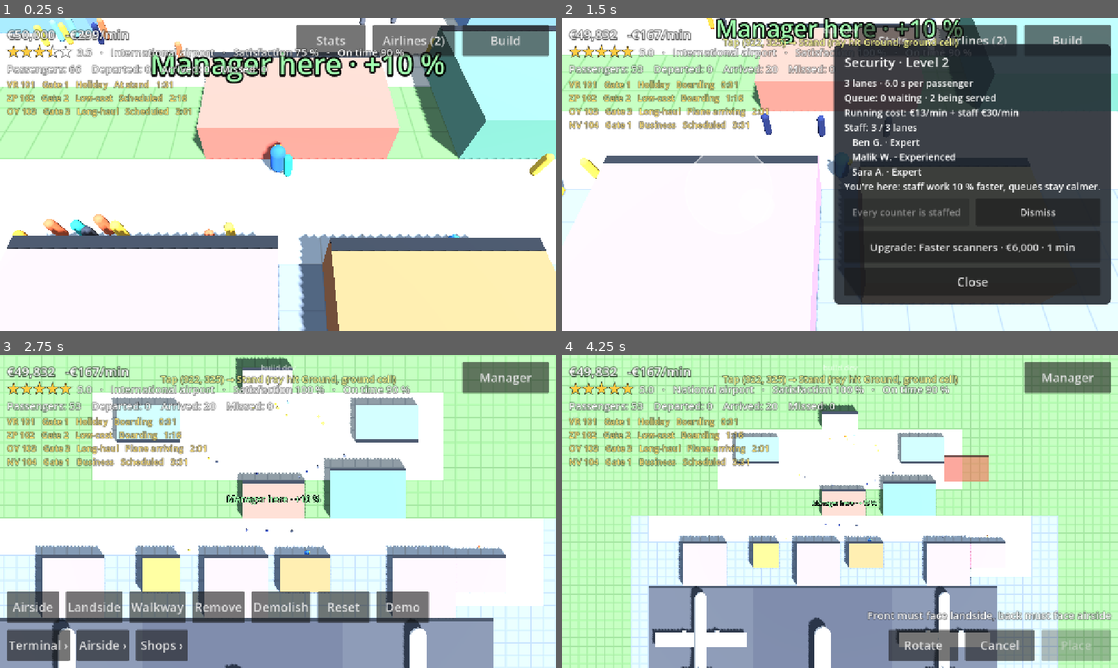
Above: before the commit, frames 1-4 (two rows, left to right).
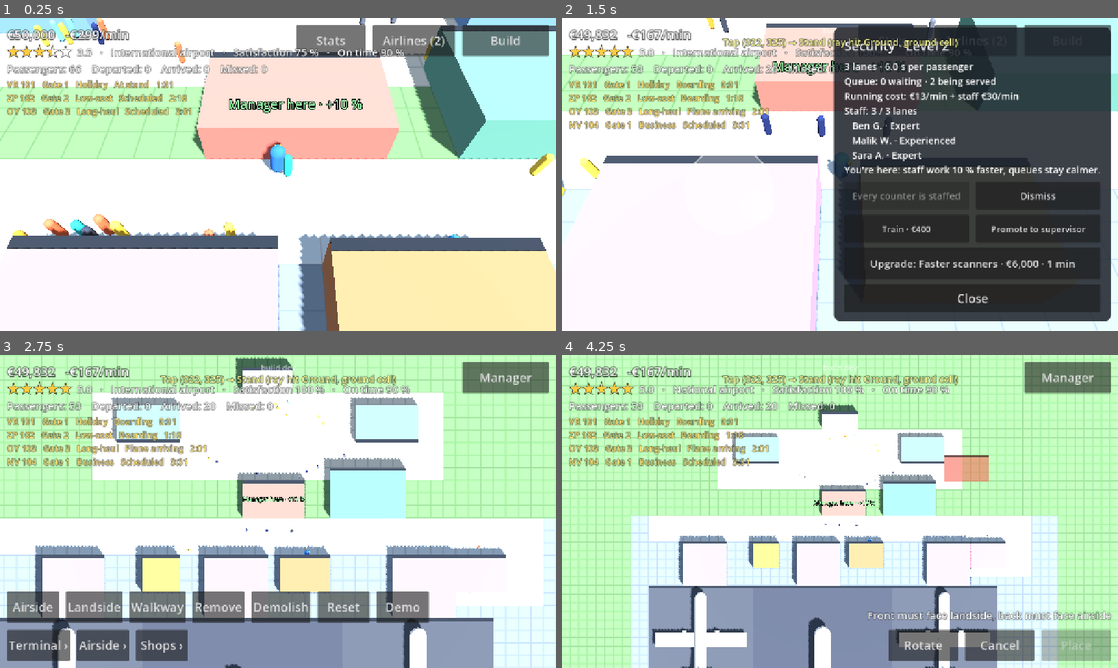
Above: after the commit, the same moments.

Repository: jakobmaier16-pixel/airport-idle
Game: Godot game, scene res://tests/screenshots.tscn
The game is run twice, just before and just after one commit, with the same random seed, the same clock (stepped at 60 frames per second) and the same inputs. This scene is started directly instead of the project's main scene.
Inputs (mouse positions are in pixels of both pictures, inside the frame that each line leads up to):
- Up to frame 1 (0.25 s): no input
- Up to frame 2 (1.5 s): move the mouse to (962, 158) at 0.52 s; hold D (move_right) 0.53-1.25 s; click (962, 158) at 0.67 s; drag from (728, 190) to (812, 237) at 1.27 s
- Up to frame 3 (2.75 s): move the mouse to (333, 442) at 2.02 s; hold D (move_right) from 2.03 s (still down)
- Up to frame 4 (4.25 s): release D (move_right) at 2.75 s; drag from (812, 574) to (673, 464) at 2.77 s; move the mouse to (1006, 558) at 3.52 s; hold A (move_left) from 3.53 s (still down)

The runs differ from the first frame. In frame 1, 3.2% of the frame differs, in the area x 27-81%, y 10-31%; in frame 2, 14%, in the area x 27-99%, y 0-97%; in frame 3, 0.3%; in frame 4, 0.1%.

Commit message:
Staff training and promotion to supervisor; building hints keep a fixed screen size
Co-Authored-By: Claude Opus 5.5 <noreply@anthropic.com>

Diff:
--- a/scenes/buildings/building_layer.gd
+++ b/scenes/buildings/building_layer.gd
@@ -11,6 +11,8 @@
 const MANAGER_COLOR: Color = Color(0.5, 1.0, 0.55)
 ## Metadata key on collision bodies: the Building they belong to (used to find tapped buildings).
 const BUILDING_META: StringName = &"building"
+## Hint size on screen (Label3D.pixel_size with fixed_size: share of the screen height per font pixel).
+const HINT_PIXEL_SIZE: float = 0.0008
 ## How far above the roof the "not connected" hint floats, in meters.
 const HINT_HEIGHT: float = 1.5
 
@@ -48,8 +50,11 @@
 	hint.billboard = BaseMaterial3D.BILLBOARD_ENABLED
 	# Always readable, even behind other buildings.
 	hint.no_depth_test = true
+	# The same size on screen however close the camera is: in the manager view the camera can be
+	# right next to a building, and a world-sized label would cover the screen.
+	hint.fixed_size = true
 	hint.font_size = 48
-	hint.pixel_size = 0.03
+	hint.pixel_size = HINT_PIXEL_SIZE
 	hint.outline_size = 12
 	hint.modulate = HINT_COLOR
 	hint.position.y = building.type.height + HINT_HEIGHT
@@ -87,9 +92,13 @@
 			hint.text = "Upgrading… %d:%02d" % [seconds / 60, seconds % 60]
 			hint.modulate = UPGRADE_COLOR
 		elif Airport.needs_staff(building) and Airport.is_manager_near(building):
-			# The manager's presence helps (design doc §15.1).
+			# The manager's presence helps (design doc §15.1). Shown on the facade, not above the
+			# roof: the manager stands right in front, so a roof label would sit under the HUD.
 			hint.text = "Manager here · +10 %"
 			hint.modulate = MANAGER_COLOR
+			hint.position.y = building.type.height * 0.5
+		if hint.text != "Manager here · +10 %":
+			hint.position.y = building.type.height + HINT_HEIGHT
 		hint.visible = not problem.is_empty() or building.is_upgrading() \
 			or (Airport.needs_staff(building) and (Airport.staff_at(building).is_empty() or Airport.is_manager_near(building)))
 
--- a/scenes/main/main.gd
+++ b/scenes/main/main.gd
@@ -43,6 +43,12 @@
 	_hud.dismiss_pressed.connect(func(building: Building) -> void:
 		if Airport.manage_problem(building).is_empty():
 			Airport.dismiss(building))
+	_hud.train_pressed.connect(func(building: Building) -> void:
+		if Airport.manage_problem(building).is_empty():
+			Airport.train(building))
+	_hud.promote_pressed.connect(func(building: Building) -> void:
+		if Airport.manage_problem(building).is_empty():
+			Airport.promote(building))
 	TouchGestures.tapped.connect(_on_tapped)
 	Airport.restructured.connect(_on_restructured)
 	Airport.progression.tier_reached.connect(_on_tier_reached)
--- a/scenes/ui/hud.gd
+++ b/scenes/ui/hud.gd
@@ -19,6 +19,8 @@
 signal upgrade_pressed(building: Building)
 signal hire_pressed(building: Building)
 signal dismiss_pressed(building: Building)
+signal train_pressed(building: Building)
+signal promote_pressed(building: Building)
 
 const MONEY_COLOR: Color = Color(1.0, 1.0, 1.0)
 const DEBT_COLOR: Color = Color(1.0, 0.4, 0.35)
@@ -85,6 +87,9 @@
 @onready var _staff_buttons: Control = $SafeArea/StationPanel/Content/StaffButtons
 @onready var _hire_button: Button = $SafeArea/StationPanel/Content/StaffButtons/HireButton
 @onready var _dismiss_button: Button = $SafeArea/StationPanel/Content/StaffButtons/DismissButton
+@onready var _team_buttons: Control = $SafeArea/StationPanel/Content/TeamButtons
+@onready var _train_button: Button = $SafeArea/StationPanel/Content/TeamButtons/TrainButton
+@onready var _promote_button: Button = $SafeArea/StationPanel/Content/TeamButtons/PromoteButton
 
 
 func _ready() -> void:
@@ -111,6 +116,8 @@
 	_upgrade_button.pressed.connect(func() -> void: upgrade_pressed.emit(shown_station))
 	_hire_button.pressed.connect(func() -> void: hire_pressed.emit(shown_station))
 	_dismiss_button.pressed.connect(func() -> void: dismiss_pressed.emit(shown_station))
+	_train_button.pressed.connect(func() -> void: train_pressed.emit(shown_station))
+	_promote_button.pressed.connect(func() -> void: promote_pressed.emit(shown_station))
 	$SafeArea/StationPanel/Content/CloseButton.pressed.connect(hide_station)
 	_stats_button.pressed.connect(func() -> void: hide_stats() if _stats_panel.visible else show_stats())
 	$SafeArea/StatsPanel/Content/CloseButton.pressed.connect(hide_stats)
@@ -445,6 +452,15 @@
 		_hire_button.disabled = not hire_problem.is_empty()
 		_hire_button.text = "Hire · %s/min" % Economy.format(Airport.SALARIES[role]) if hire_problem.is_empty() else hire_problem
 		_dismiss_button.disabled = Airport.staff_at(building).is_empty() or not manage_problem.is_empty()
+	# Training and promotion (design doc §9.2).
+	_team_buttons.visible = staffed
+	if staffed:
+		var train_problem := Airport.train_problem(building)
+		_train_button.text = "Train · %s" % Economy.format(Employee.TRAINING_COST) if train_problem.is_empty() else train_problem
+		_train_button.disabled = not train_problem.is_empty() or not manage_problem.is_empty()
+		var promote_problem := Airport.promote_problem(building)
+		_promote_button.text = "Promote to supervisor" if promote_problem.is_empty() else promote_problem
+		_promote_button.disabled = not promote_problem.is_empty() or not manage_problem.is_empty()
 
 	var upgrade := building.next_upgrade()
 	var problem := Airport.upgrade_problem(building)
--- a/scenes/ui/hud.tscn
+++ b/scenes/ui/hud.tscn
@@ -206,7 +206,7 @@
 
 [node name="StationPanel" type="PanelContainer" parent="SafeArea"]
 visible = false
-custom_minimum_size = Vector2(440, 0)
+custom_minimum_size = Vector2(500, 0)
 layout_mode = 2
 size_flags_horizontal = 8
 size_flags_vertical = 4
@@ -242,6 +242,25 @@
 focus_mode = 0
 theme_override_font_sizes/font_size = 22
 text = "Dismiss"
+
+[node name="TeamButtons" type="HBoxContainer" parent="SafeArea/StationPanel/Content"]
+layout_mode = 2
+
+[node name="TrainButton" type="Button" parent="SafeArea/StationPanel/Content/TeamButtons"]
+custom_minimum_size = Vector2(0, 64)
+layout_mode = 2
+size_flags_horizontal = 3
+focus_mode = 0
+theme_override_font_sizes/font_size = 20
+text = "Train"
+
+[node name="PromoteButton" type="Button" parent="SafeArea/StationPanel/Content/TeamButtons"]
+custom_minimum_size = Vector2(0, 64)
+layout_mode = 2
+size_flags_horizontal = 3
+focus_mode = 0
+theme_override_font_sizes/font_size = 20
+text = "Promote"
 
 [node name="UpgradeButton" type="Button" parent="SafeArea/StationPanel/Content"]
 custom_minimum_size = Vector2(0, 72)
--- a/scripts/autoload/airport.gd
+++ b/scripts/autoload/airport.gd
@@ -98,6 +98,12 @@
 	airlines.tick(delta, stars(), not passenger_flow.usable_gates().is_empty(), progression.tier)
 	progression.check(stars())
 	_check_loan(delta)
+	for employee in staff:
+		if employee.is_training():
+			employee.training_left -= delta
+			if not employee.is_training():
+				var role := employee.workplace.type.role
+				employee.served[role] = employee.served.get(role, 0) + Employee.TRAINING_EXPERIENCE
 	for building in buildings:
 		if building.is_upgrading():
 			building.upgrade_seconds_left -= delta
@@ -343,6 +349,70 @@
 	passenger_flow.refresh_route()
 	staff_changed.emit(building)
 	return true
+
+
+## Staff at `building` who are at their counters right now (not in training). Counter i is run
+## by the i-th of them.
+func staff_working_at(building: Building) -> Array[Employee]:
+	return staff_at(building).filter(func(e: Employee) -> bool: return not e.is_training())
+
+
+## The employee at `building` who would go to training next (least experienced), or null.
+func next_trainee(building: Building) -> Employee:
+	var best: Employee = null
+	for employee in staff_at(building):
+		if not employee.is_expert() and (best == null or employee.experience() < best.experience()):
+			best = employee
+	return best
+
+
+## Why nobody at `building` can be trained right now, or "" if someone can.
+func train_problem(building: Building) -> String:
+	if staff_at(building).is_empty():
+		return "Nobody to train"
+	if staff_at(building).any(func(e: Employee) -> bool: return e.is_training()):
+		return "Training in progress"
+	if next_trainee(building) == null:
+		return "Everyone is an expert"
+	if not economy.can_afford(Employee.TRAINING_COST):
+		return "Not enough money (%s)" % Economy.format(Employee.TRAINING_COST)
+	return ""
+
+
+## Sends the least experienced employee at `building` to training (design doc §9.2).
+func train(building: Building) -> Employee:
+	if not train_problem(building).is_empty():
+		return null
+	var trainee := next_trainee(building)
+	economy.pay_construction(Employee.TRAINING_COST)
+	trainee.training_left = Employee.TRAINING_SECONDS
+	staff_changed.emit(building)
+	return trainee
+
+
+## Why nobody at `building` can be promoted right now, or "" if someone can.
+func promote_problem(building: Building) -> String:
+	var working := staff_at(building)
+	if working.any(func(e: Employee) -> bool: return e.is_supervisor):
+		return "Has a supervisor"
+	if not working.any(func(e: Employee) -> bool: return e.is_expert()):
+		return "Needs an expert"
+	return ""
+
+
+## Promotes the most experienced expert at `building` to supervisor (design doc §9.2).
+func promote(building: Building) -> Employee:
+	if not promote_problem(building).is_empty():
+		return null
+	var best: Employee = null
+	for employee in staff_at(building):
+		if employee.is_expert() and (best == null or employee.experience() > best.experience()):
+			best = employee
+	best.is_supervisor = true
+	best.salary_per_minute += Employee.SUPERVISOR_RAISE
+	_update_running_cost()
+	staff_changed.emit(building)
+	return best
 
 
 ## Hires staff until every counter / lane of `building` is staffed.
@@ -518,6 +588,8 @@
 			"name": employee.name,
 			"building": buildings.find(employee.workplace),
 			"served": employee.served,
+			"training_left": employee.training_left,
+			"supervisor": employee.is_supervisor,
 		})
 	return {
 		"staff": saved_staff,
@@ -573,6 +645,10 @@
 			employee.name = str(entry.get("name", "Employee"))
 			employee.workplace = workplace
 			employee.salary_per_minute = SALARIES[workplace.type.role]
+			employee.training_left = float(entry.get("training_left", 0.0))
+			employee.is_supervisor = bool(entry.get("supervisor", false))
+			if employee.is_supervisor:
+				employee.salary_per_minute += Employee.SUPERVISOR_RAISE
 			var served: Dictionary = entry.get("served", {})
 			for role in served:
 				employee.served[int(role)] = int(served[role])
--- a/scripts/simulation/employee.gd
+++ b/scripts/simulation/employee.gd
@@ -11,11 +11,31 @@
 ## Experience levels: passengers served -> name.
 const LEVELS: Array = [[0, "New"], [30, "Trained"], [80, "Experienced"], [150, "Expert"]]
 
+## Training (design doc §9.2): cost, time away from the counter, experience gained.
+const TRAINING_COST: float = 400.0
+const TRAINING_SECONDS: float = 45.0
+const TRAINING_EXPERIENCE: int = 40
+## A supervisor earns this much more per minute; everyone else at the station needs this share
+## of their usual time.
+const SUPERVISOR_RAISE: float = 4.0
+const SUPERVISOR_TEAM_FACTOR: float = 0.95
+
 var name: String
 var workplace: Building
 var salary_per_minute: float
 ## Passengers served per station type (BuildingType.Role -> count). Experience grows per station.
 var served: Dictionary[int, int] = {}
+## Seconds left in a training course; while > 0 the employee isn't at a counter.
+var training_left: float = 0.0
+var is_supervisor: bool = false
+
+
+func is_training() -> bool:
+	return training_left > 0.0
+
+
+func is_expert() -> bool:
+	return experience() >= EXPERT_AFTER
 
 
 ## Passengers served at the current workplace's station type.
@@ -34,4 +54,8 @@
 	for entry: Array in LEVELS:
 		if experience() >= entry[0]:
 			level = entry[1]
+	if is_supervisor:
+		level = "Supervisor"
+	if is_training():
+		level += " · in training %ds" % ceili(training_left)
 	return level
--- a/scripts/simulation/passenger_flow.gd
+++ b/scripts/simulation/passenger_flow.gd
@@ -529,8 +529,9 @@
 
 	station.sync_slots()
 	# One employee per counter (design doc §9.1): counter i is open only if employee i exists.
-	var working := Airport.staff_at(station.building)
+	var working := Airport.staff_working_at(station.building)
 	var manager_here := Airport.is_manager_near(station.building)
+	var has_supervisor := working.any(func(e: Employee) -> bool: return e.is_supervisor)
 	for i in station.serving.size():
 		var served := station.serving[i]
 		if served != null:
@@ -554,7 +555,8 @@
 				* (PRESENCE_CALM if manager_here else 1.0))
 			# Some passengers are quicker than others; experienced staff are faster.
 			station.service_left[i] = station.building.service_time() * _type_factor(next, station) \
-				* working[i].time_factor() * _rng.randf_range(0.75, 1.25) * (PRESENCE_TIME_FACTOR if manager_here else 1.0)
+				* working[i].time_factor() * _rng.randf_range(0.75, 1.25) * (PRESENCE_TIME_FACTOR if manager_here else 1.0) \
+				* (Employee.SUPERVISOR_TEAM_FACTOR if has_supervisor and not working[i].is_supervisor else 1.0)
 
 	for k in station.queue.size():
 		_move_towards(station.queue[k], _queue_spot(station, k), delta)
--- /dev/null
+++ b/tests/cases/test_29_training.gd
@@ -0,0 +1,105 @@
+extends TestCase
+## Staff training and promotion (design doc §9.2).
+
+
+func _staffed_check_in() -> Building:
+	var check_in := Airport.place_building(type_of(&"check_in"), Vector2i(20, 20), 0)
+	Airport.staff_fully(check_in)
+	return check_in
+
+
+func test_training_takes_time_and_money() -> void:
+	var check_in := _staffed_check_in()
+	var staff := Airport.staff_at(check_in)
+	staff[0].served[BuildingType.Role.CHECK_IN] = 100
+	staff[2].served[BuildingType.Role.CHECK_IN] = 50
+	var money := Airport.economy.balance
+	var trainee := Airport.train(check_in)
+	check(trainee == staff[1], "the least experienced goes first")
+	check_eq(Airport.economy.balance, money - Employee.TRAINING_COST, "the course costs money")
+	check(trainee.is_training(), "away on the course")
+	check_eq(Airport.staff_working_at(check_in).size(), 2, "one counter fewer meanwhile")
+	check_eq(Airport.train_problem(check_in), "Training in progress", "one at a time")
+	sim_seconds(Employee.TRAINING_SECONDS + 0.2)
+	check(not trainee.is_training(), "back at the counter")
+	check_eq(trainee.experience(), Employee.TRAINING_EXPERIENCE, "with experience")
+	check_eq(trainee.level_name(), "Trained", "one level up")
+
+
+func test_experts_need_no_training() -> void:
+	var check_in := _staffed_check_in()
+	for employee in Airport.staff_at(check_in):
+		employee.served[BuildingType.Role.CHECK_IN] = Employee.EXPERT_AFTER
+	check_eq(Airport.train_problem(check_in), "Everyone is an expert", "nothing to learn")
+
+
+func test_promotion() -> void:
+	var check_in := _staffed_check_in()
+	check_eq(Airport.promote_problem(check_in), "Needs an expert", "only experts are promoted")
+	var expert: Employee = Airport.staff_at(check_in)[1]
+	expert.served[BuildingType.Role.CHECK_IN] = Employee.EXPERT_AFTER + 10
+	var cost := Airport.running_cost_per_minute()
+	check(Airport.promote(check_in) == expert, "the expert is promoted")
+	check(expert.is_supervisor, "supervisor")
+	check_eq(expert.level_name(), "Supervisor", "shown as supervisor")
+	check(is_equal_approx(Airport.running_cost_per_minute(), cost + Employee.SUPERVISOR_RAISE), "with a raise")
+	check_eq(Airport.promote_problem(check_in), "Has a supervisor", "one per station")
+
+
+func test_supervisor_speeds_up_the_team() -> void:
+	var served_with := func(supervisor: bool) -> int:
+		ShowcaseAirport.build(0.0)
+		var security: Building = Airport.buildings.filter(func(b: Building) -> bool: return b.type.role == BuildingType.Role.SECURITY)[0]
+		while Airport.dismiss(security):
+			pass
+		var boss := Airport.hire(security)
+		var officer := Airport.hire(security)
+		for employee in [boss, officer]:
+			employee.served[BuildingType.Role.SECURITY] = Employee.EXPERT_AFTER
+		if supervisor:
+			Airport.promote(security)
+		security.type.service_time *= 3.0  # two slow lanes: a queue all the time
+		sim_seconds(120)
+		var before: int = officer.served[BuildingType.Role.SECURITY]
+		sim_seconds(900)
+		security.type.service_time /= 3.0
+		return officer.served[BuildingType.Role.SECURITY] - before
+	var without: int = served_with.call(false)
+	var with_boss: int = served_with.call(true)
+	check(without > 40, "a busy lane: %d" % without)
+	check(with_boss > without, "the officer works faster under a supervisor: %d vs %d" % [with_boss, without])
+
+
+func test_training_and_promotion_saved() -> void:
+	var check_in := _staffed_check_in()
+	var staff := Airport.staff_at(check_in)
+	staff[0].served[BuildingType.Role.CHECK_IN] = Employee.EXPERT_AFTER
+	Airport.promote(check_in)
+	Airport.train(check_in)
+	var data := JSON.parse_string(JSON.stringify(Airport.save_state())) as Dictionary
+	Airport.load_state(data)
+	var loaded := Airport.staff_at(Airport.buildings[0])
+	check(loaded[0].is_supervisor, "supervisor restored")
+	check_eq(loaded[0].salary_per_minute, Airport.SALARIES[BuildingType.Role.CHECK_IN] + Employee.SUPERVISOR_RAISE, "with the raise")
+	check(loaded.any(func(e: Employee) -> bool: return e.is_training()), "training restored")
+
+
+func test_panel_buttons() -> void:
+	var check_in := _staffed_check_in()
+	Airport.paint_walkway(cells(Vector2i(20, 19), Vector2i(5, 1)), true)
+	await start_game()
+	manager().global_position = Airport.grid.cell_to_world(Vector2i(22, 17))
+	await physics_frames(2)
+	hud().show_station(check_in)
+	await frames(1)
+	var train := ui("StationPanel/Content/TeamButtons/TrainButton") as Button
+	check_eq(train.text, "Train · €400", "train button names the price")
+	await press(train)
+	check(Airport.staff_at(check_in).any(func(e: Employee) -> bool: return e.is_training()), "trained through the panel")
+	await frames(1)
+	var info := (ui("StationPanel/Content/InfoLabel") as Label).text
+	check(info.contains("in training"), "the staff list says so: '%s'" % info)
+	Airport.staff_at(check_in)[0].served[BuildingType.Role.CHECK_IN] = Employee.EXPERT_AFTER
+	await frames(1)
+	await press(ui("StationPanel/Content/TeamButtons/PromoteButton"))
+	check(Airport.staff_at(check_in)[0].is_supervisor, "promoted through the panel")
Not shown, added: tests/cases/test_29_training.gd.uid
Not shown, changed: docs/game_design.md
